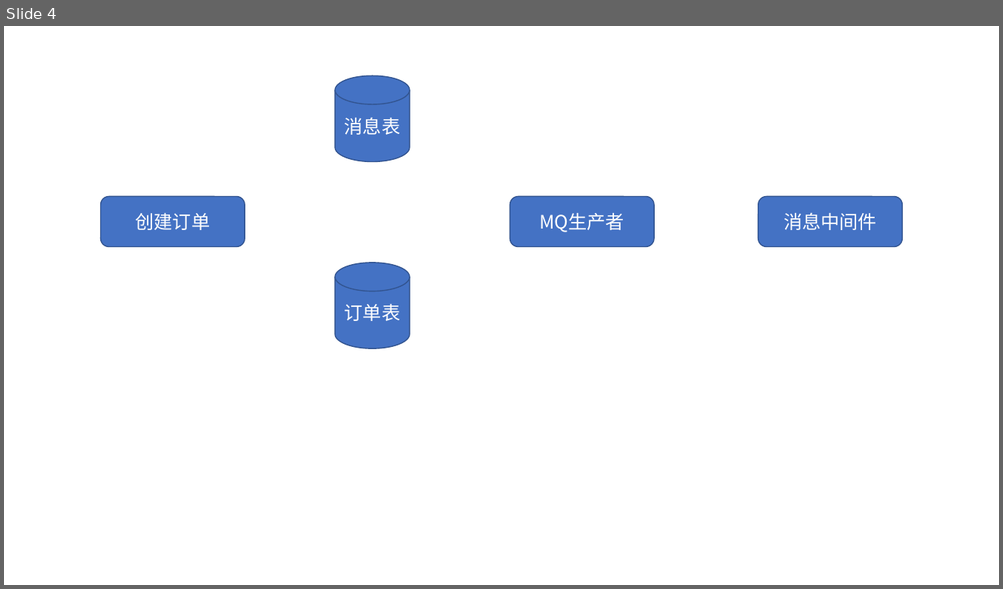
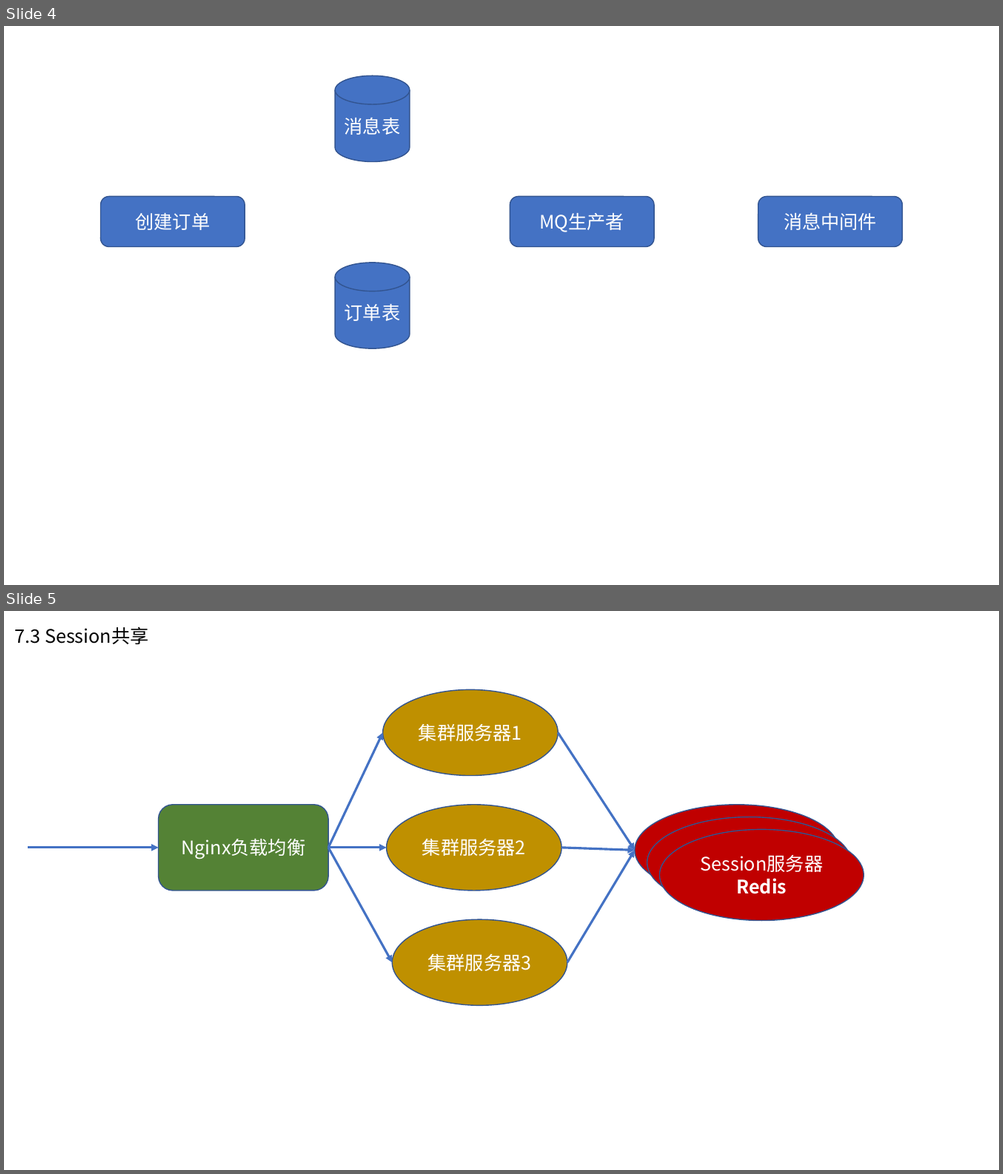
Before and after one commit to gyzhang/SpringBootCourse, a slide deck: 配套原图.pptx. Shown one above the other, each under a label of ours: slide 4 before the commit, slides 4 and 5 after it. The pictures are 1003x589 and 1003x1174 pixels, drawn with LibreOffice and Linux fonts; fonts in the diff are those of the drawing. Boxes give left, top, right and bottom in pixels: in the first picture for what was removed or moved away, otherwise in the second. Text is boxed around its words. In the diff, an @@ line names an element or a change of style, - is before the commit and + after.

Commit message:
完成“7.3session共享”小节。

```diff
--- a/配套原图.pptx
+++ b/配套原图.pptx
@@ slide 5 added at [4, 611, 999, 1170], background #FFFFFF @@
@@ text added at [15, 627, 149, 644], 18 pt, text #000000 @@
+7.3 Session共享
@@ ellipse added at [383, 690, 558, 776], fill #BF9000, outline #325491 1 pt, 18 pt, text #FFFFFF @@
+集群服务器1
@@ arrow added from (329, 848) to (383, 732), #4472C4 2.25 pt @@
@@ arrow added from (558, 732) to (634, 851), #4472C4 2.25 pt @@
@@ rounded rectangle added at [159, 805, 329, 891], fill #548235, outline #325491 1 pt, 18 pt, text #FFFFFF @@
+Nginx负载均衡
@@ ellipse added at [386, 805, 561, 891], fill #BF9000, outline #325491 1 pt, 18 pt, text #FFFFFF @@
+集群服务器2
@@ ellipse added at [634, 805, 839, 896], fill #C00000, outline #325491 1 pt, 18 pt, text #FFFFFF @@
+Session服务器
@@ ellipse added at [647, 817, 851, 908], fill #C00000, outline #325491 1 pt, 18 pt, text #FFFFFF @@
+Session服务器
@@ ellipse added at [659, 829, 864, 920], fill #C00000, outline #325491 1 pt, 18 pt, text #FFFFFF @@
+Session服务器
+Redis
@@ arrow added from (28, 848) to (159, 848), #4472C4 2.25 pt @@
@@ arrow added from (329, 848) to (386, 848), #4472C4 2.25 pt @@
@@ arrow added from (329, 848) to (392, 963), #4472C4 2.25 pt @@
@@ arrow added from (561, 848) to (634, 851), #4472C4 2.25 pt @@
@@ arrow added from (567, 963) to (634, 851), #4472C4 2.25 pt @@
@@ ellipse added at [392, 920, 567, 1005], fill #BF9000, outline #325491 1 pt, 18 pt, text #FFFFFF @@
+集群服务器3
```
Also in this commit, not shown: 6 other files.
